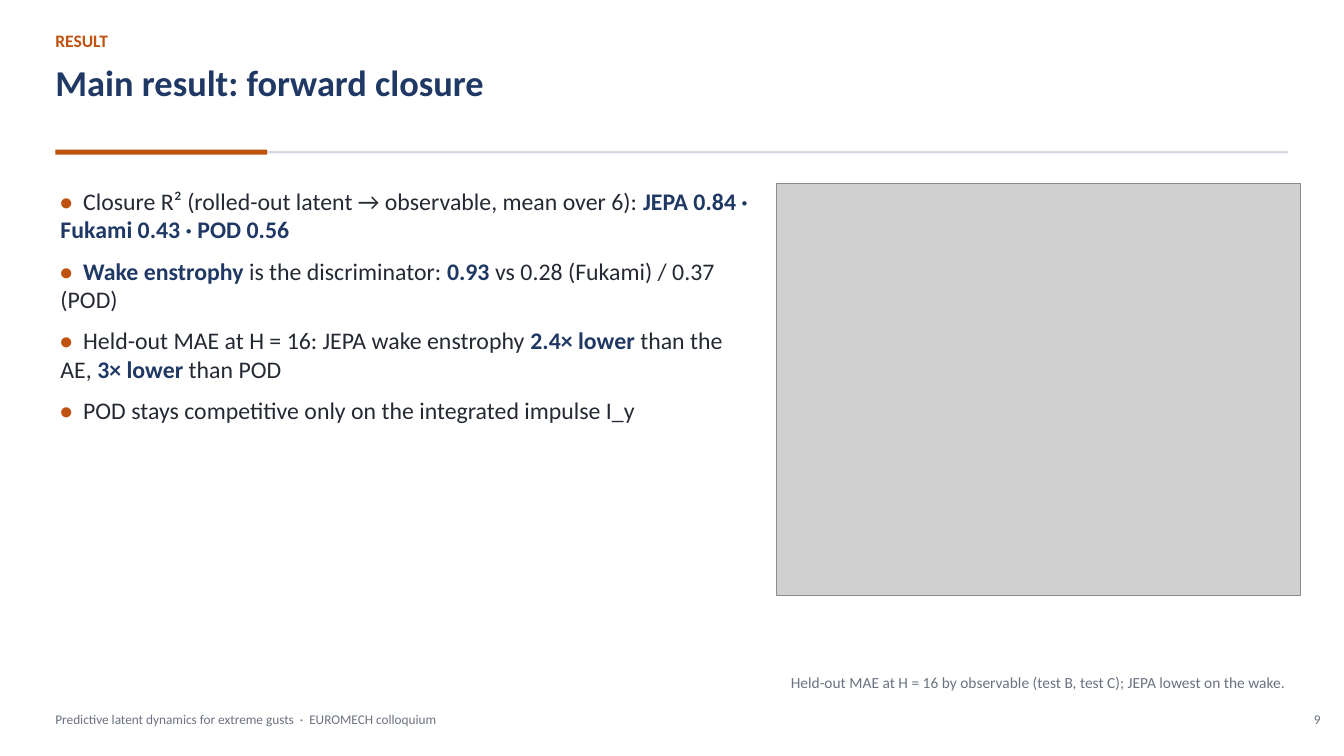
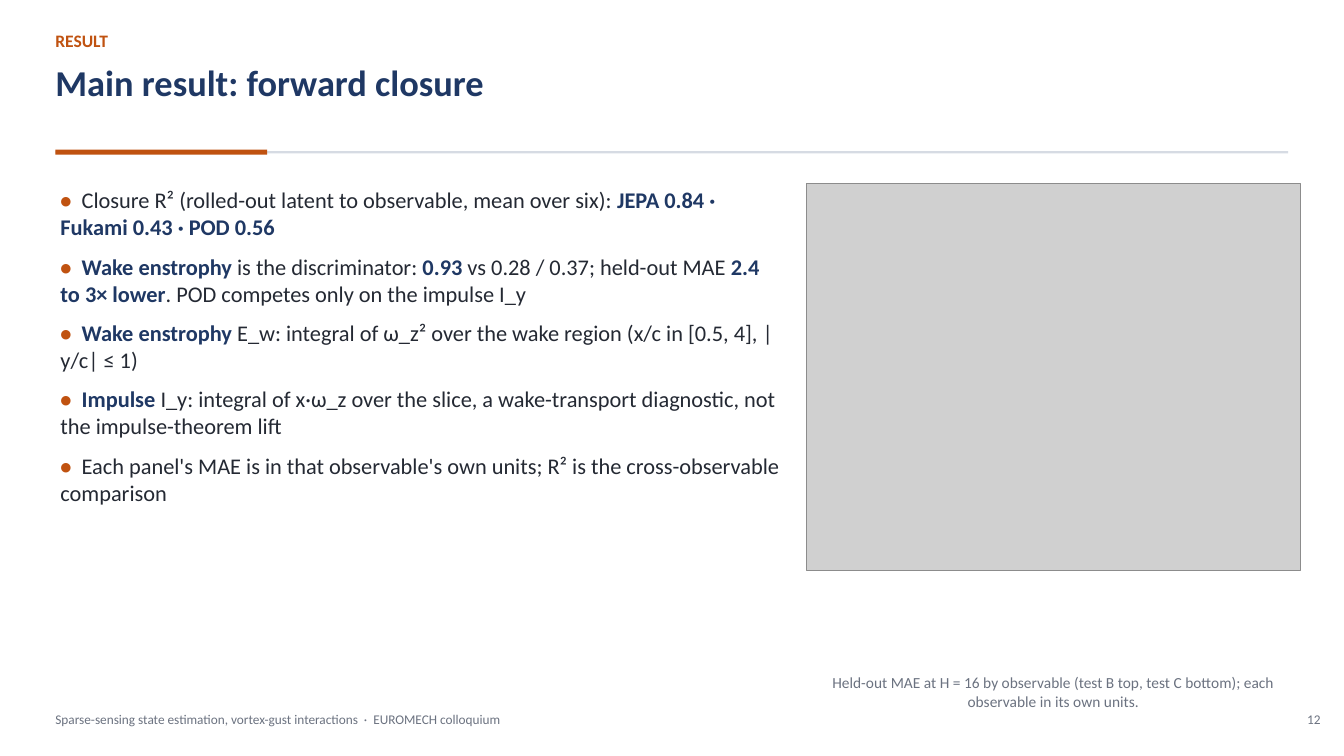
Before and after one commit to sanmi90/GUST-JEPA, a slide deck: slide 12 of paper/talk/euromech_gust_jepa.pptx (slide 9 before the commit). Drawn at 1344x756 pixels with LibreOffice and Linux fonts; fonts in the diff are those of the drawing; grey boxes stand for pictures. Boxes give left, top, right and bottom in pixels: in the first picture for what was removed or moved away, otherwise in the second. Text is boxed around its words. In the diff, an @@ line names an element or a change of style, - is before the commit and + after.

```diff
--- a/paper/talk/euromech_gust_jepa.pptx
+++ b/paper/talk/euromech_gust_jepa.pptx
@@ text at [60,190,779,505]: text changed; size 17 to 16 pt @@
-• Closure R² (rolled-out latent → observable, mean over 6): JEPA 0.84 · Fukami 0.43 · POD 0.56
-• Wake enstrophy is the discriminator: 0.93 vs 0.28 (Fukami) / 0.37 (POD)
-• Held-out MAE at H = 16: JEPA wake enstrophy 2.4× lower than the AE, 3× lower than POD
-• POD stays competitive only on the integrated impulse I_y
+• Closure R² (rolled-out latent to observable, mean over six): JEPA 0.84 · Fukami 0.43 · POD 0.56
+• Wake enstrophy is the discriminator: 0.93 vs 0.28 / 0.37; held-out MAE 2.4 to 3× lower. POD competes only on the impulse I_y
+• Wake enstrophy E_w: integral of ω_z² over the wake region (x/c in [0.5, 4], |y/c| ≤ 1)
+• Impulse I_y: integral of x·ω_z over the slice, a wake-transport diagnostic, not the impulse-theorem lift
+• Each panel's MAE is in that observable's own units; R² is the cross-observable comparison
@@ picture: place and size @@
-picture at [776,184,1301,596]
+picture at [807,184,1301,571]
@@ text at [832,677,1274,707]: text changed @@
-Held-out MAE at H = 16 by observable (test B, test C); JEPA lowest on the wake.
+Held-out MAE at H = 16 by observable (test B top, test C bottom); each observable in its own units.
@@ text at [55,715,500,726]: text changed @@
-Predictive latent dynamics for extreme gusts · EUROMECH colloquium
+Sparse-sensing state estimation, vortex-gust interactions · EUROMECH colloquium
@@ text at [1307,715,1320,724]: text changed @@
-9
+12
```
Also in this commit, not shown: 27 other slides changed, 11 slides added, 1 slide removed, 25 other files.
